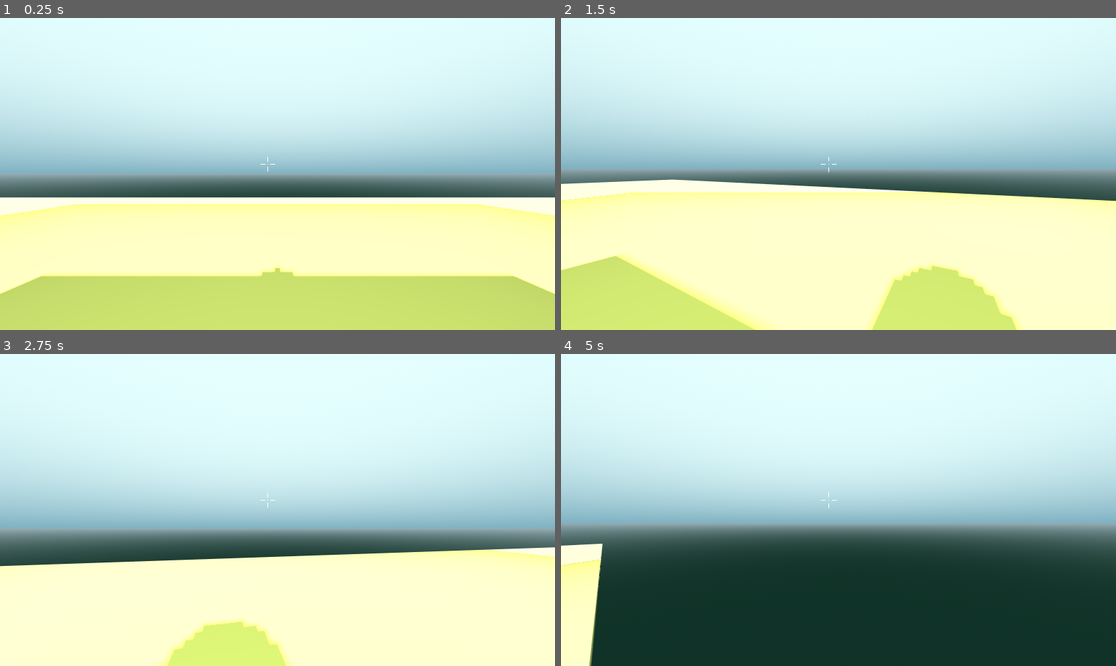
Above: before the commit, frames 1-4 (two rows, left to right).
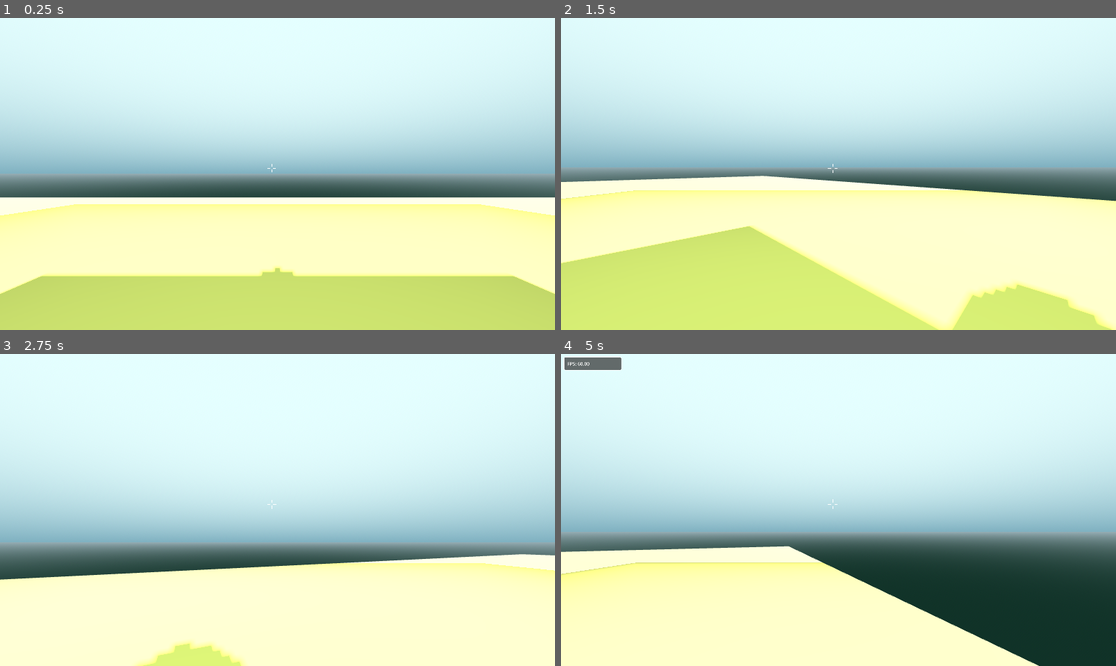
Above: after the commit, the same moments.

Repository: harshwardhan847/Basic-First-Person-Controller-Godot
Game: Godot game, scene res://levels/level_1.tscn
The game is run twice, just before and just after one commit, with the same random seed, the same clock (stepped at 60 frames per second) and the same inputs.
Inputs (mouse positions are in pixels of both pictures, inside the frame that each line leads up to):
- Up to frame 1 (0.25 s): no input
- Up to frame 2 (1.5 s): tap Enter at 0.5 s; move the mouse to (866, 174) at 0.52 s; hold Ctrl (crouch) 0.53-1.28 s; hold W (move_forward) from 0.53 s (still down); tap Space (jump) at 0.77 s; move the mouse to (810, 174) at 1.27 s; tap Ctrl (crouch) at 1.35 s
- Up to frame 3 (2.75 s): keep holding W (move_forward); tap Space (jump) at 1.52 s; move the mouse to (288, 503) at 2.02 s; hold Ctrl (crouch) from 2.03 s (still down)
- Up to frame 4 (5 s): keep holding W (move_forward); move the mouse to (832, 516) at 2.77 s; release Ctrl (crouch) at 2.78 s; tap Ctrl (crouch) at 2.85, 4.35 s; tap Space (jump) at 3.02, 3.77, 4.52 s; move the mouse to (877, 513) at 3.52 s; hold Ctrl (crouch) 3.53-4.28 s; tap ` (debug, bound only after the commit) at 4.15 s; move the mouse to (794, 506) at 4.27 s

The runs differ from the first frame. In frame 1, less than 0.1% of the frame differs, in the area x 46-50%, y 44-50%; in frame 2, 16%; in frame 3, 18%; in frame 4, 30%, in the area x 0-100%, y 0-100%.

Commit message:
made ui for debug pannel

Diff:
--- a/player/player.tscn
+++ b/player/player.tscn
@@ -1,7 +1,9 @@
-[gd_scene load_steps=10 format=3 uid="uid://dh8ws4xbh7ljv"]
+[gd_scene load_steps=13 format=3 uid="uid://dh8ws4xbh7ljv"]
 
 [ext_resource type="Script" path="res://player/scripts/playerController.gd" id="1_j6pur"]
 [ext_resource type="Script" path="res://player/scripts/Radical.gd" id="2_xuvq6"]
+[ext_resource type="Theme" uid="uid://dp005wvwhh5al" path="res://ui/themes/new_theme.tres" id="3_hkmfx"]
+[ext_resource type="Script" path="res://scripts/debug.gd" id="4_i2bsv"]
 
 [sub_resource type="CapsuleShape3D" id="CapsuleShape3D_r13s1"]
 
@@ -121,6 +123,18 @@
 }
 
 [sub_resource type="SphereShape3D" id="SphereShape3D_3ogdg"]
+
+[sub_resource type="StyleBoxFlat" id="StyleBoxFlat_ryqji"]
+bg_color = Color(0.188235, 0.188235, 0.188235, 0.717647)
+border_width_left = 2
+border_width_top = 2
+border_width_right = 2
+border_width_bottom = 2
+border_color = Color(1, 1, 1, 0.858824)
+corner_radius_top_left = 5
+corner_radius_top_right = 5
+corner_radius_bottom_right = 5
+corner_radius_bottom_left = 5
 
 [node name="Player" type="CharacterBody3D" node_paths=PackedStringArray("CAMERA_CONTROLLER", "ANIMATION_PLAYER", "CROUCH_SHAPECAST")]
 script = ExtResource("1_j6pur")
@@ -199,4 +213,22 @@
 points = PackedVector2Array(-15, 2.08165e-12, -5, 2.08165e-12)
 width = 2.0
 
+[node name="DebugPanel" type="PanelContainer" parent="UserInterface"]
+custom_minimum_size = Vector2(200, 2.08165e-12)
+layout_mode = 0
+offset_left = 10.0
+offset_top = 10.0
+offset_right = 210.0
+offset_bottom = 50.0
+theme = ExtResource("3_hkmfx")
+theme_override_styles/panel = SubResource("StyleBoxFlat_ryqji")
+script = ExtResource("4_i2bsv")
+
+[node name="MarginContainer" type="MarginContainer" parent="UserInterface/DebugPanel"]
+layout_mode = 2
+
+[node name="VBoxContainer" type="VBoxContainer" parent="UserInterface/DebugPanel/MarginContainer"]
+unique_name_in_owner = true
+layout_mode = 2
+
 [connection signal="animation_started" from="AnimationPlayer" to="." method="_on_animation_player_animation_started"]
--- a/project.godot
+++ b/project.godot
@@ -17,7 +17,10 @@
 
 [display]
 
-window/size/mode=3
+window/size/viewport_width=1920
+window/size/viewport_height=1080
+window/size/mode=4
+window/vsync/vsync_mode=0
 
 [input]
 
@@ -65,7 +68,12 @@
 "events": [Object(InputEventKey,"resource_local_to_scene":false,"resource_name":"","device":-1,"window_id":0,"alt_press …(182 unchanged characters)…
 ]
 }
+debug={
+"deadzone": 0.5,
+"events": [Object(InputEventKey,"resource_local_to_scene":false,"resource_name":"","device":-1,"window_id":0,"alt_pressed":false,"shift_pressed":false,"ctrl_pressed":false,"meta_pressed":false,"pressed":false,"keycode":0,"physical_keycode":96,"key_label":0,"unicode":96,"echo":false,"script":null)
+]
+}
 
 [rendering]
 
-anti_aliasing/quality/msaa_3d=3
+anti_aliasing/quality/msaa_3d=1
--- /dev/null
+++ b/scripts/debug.gd
@@ -0,0 +1,29 @@
+extends PanelContainer
+
+@onready var property_container = %VBoxContainer
+
+var property;
+var frames_per_second:String;
+
+# Called when the node enters the scene tree for the first time.
+func _ready():
+	visible = false;
+	add_debug_property("FPS",frames_per_second)
+
+func _input(event):
+	#toggle debug pannel
+	if event.is_action_pressed('debug'):
+		visible = !visible;
+
+# Called every frame. 'delta' is the elapsed time since the previous frame.
+func _process(delta):
+	if visible:
+		frames_per_second = "%.2f"%(1.0/delta);#get frames per second every frame
+		#frames_per_second = Engine.get_frames_per_second() #get frames per second every second
+		property.text = property.name+": "+frames_per_second;
+
+func add_debug_property(title:String,value):
+	property = Label.new();#create new label node
+	property_container.add_child(property);
+	property.name = title;
+	property.text = property.name+value;
--- /dev/null
+++ b/ui/themes/new_theme.tres
@@ -0,0 +1,8 @@
+[gd_resource type="Theme" format=3 uid="uid://dp005wvwhh5al"]
+
+[resource]
+MarginContainer/constants/margin_bottom = 10
+MarginContainer/constants/margin_left = 10
+MarginContainer/constants/margin_right = 10
+MarginContainer/constants/margin_top = 10
+PanelContainer/styles/panel = null
